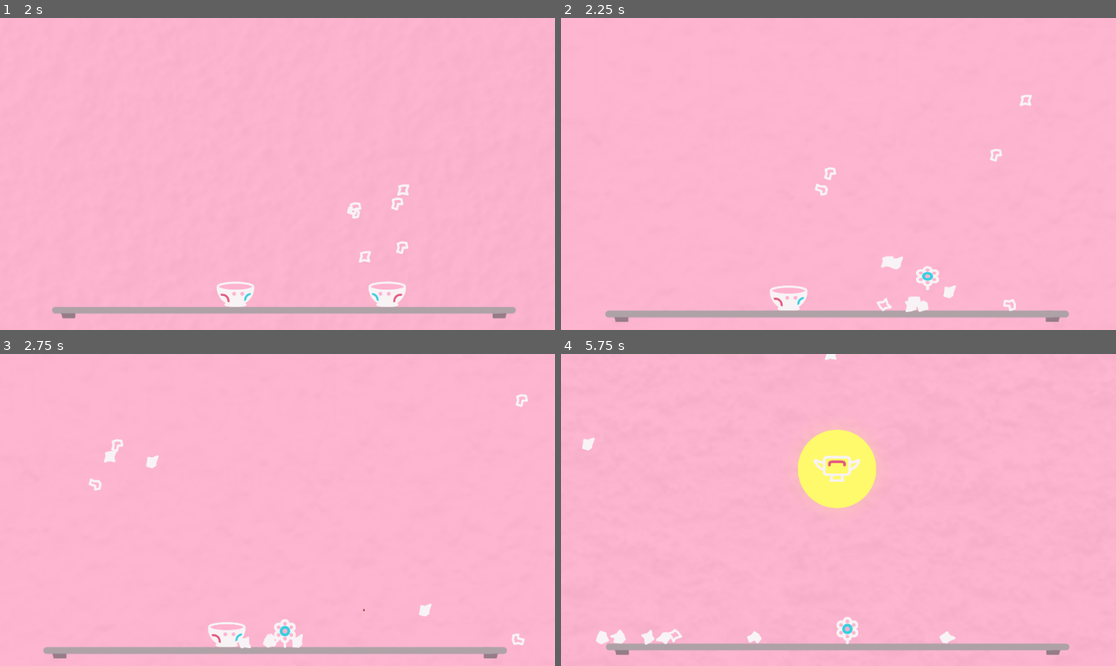
Above: before the commit, frames 1-4 (two rows, left to right).
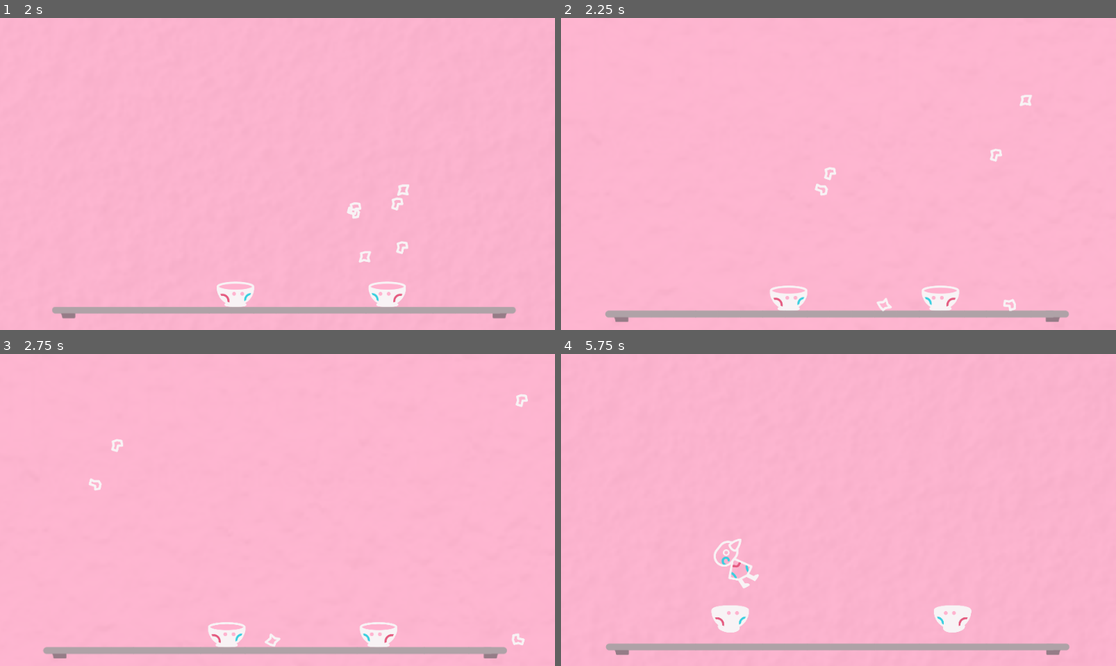
Above: after the commit, the same moments.

Repository: TrueNarwhak/Glassware
Game: Godot game, scene res://rooms/Controller.tscn
The game is run twice, just before and just after one commit, with the same random seed, the same clock (stepped at 60 frames per second) and the same inputs.
Inputs (mouse positions are in pixels of both pictures, inside the frame that each line leads up to):
- Up to frame 1 (2 s): tap Enter (ui_accept) at 0.5 s; move the mouse to (399, 158) at 0.52 s; hold D (move_right) from 0.53 s (still down); click (399, 158) at 0.6 s; tap Space (jump) at 0.77, 1.52 s; move the mouse to (166, 189) at 1.27 s; click (166, 189) at 1.35 s
- Up to frame 2 (2.25 s): move the mouse to (894, 105) at 2.02 s; release D (move_right) at 2.03 s; hold A (move_left) from 2.03 s (still down); click (894, 105) at 2.1 s
- Up to frame 3 (2.75 s): keep holding A (move_left)
- Up to frame 4 (5.75 s): move the mouse to (810, 572) at 2.77 s; release A (move_left) at 2.78 s; hold D (move_right) 2.78-4.28 s; click (810, 572) at 2.85 s; tap Space (jump) at 3.02, 3.77, 4.52 s; move the mouse to (1005, 556) at 3.52 s; click (1005, 556) at 3.6 s; tap Escape (pause, bound only after the commit) at 4.15 s; move the mouse to (672, 463) at 4.27 s; hold A (move_left) 4.28-5.03 s; click (672, 463) at 4.35 s; move the mouse to (866, 510) at 5.02 s; hold D (move_right) from 5.03 s (still down); click (866, 510) at 5.1 s

Frame 1 is identical in both runs. In frame 2, 0.8% of the frame differs, in the area x 57-72%, y 76-95%; in frame 3, 0.9%; in frame 4, 4.8%, in the area x 3-74%, y 0-94%.

Commit message:
Frog Item

Diff:
--- /dev/null
+++ b/Glass Like/objects/Item Objects/Jack.tscn
@@ -0,0 +1,25 @@
+[gd_scene load_steps=5 format=2]
+
+[ext_resource path="res://images/Items/v2/jack.png" type="Texture" id=1]
+[ext_resource path="res://objects/shards/Shards.gd" type="Script" id=2]
+
+[sub_resource type="CircleShape2D" id=1]
+radius = 58.3095
+
+[sub_resource type="CircleShape2D" id=2]
+radius = 32.0
+
+[node name="Jack" type="RigidBody2D"]
+script = ExtResource( 2 )
+
+[node name="Hitbox" type="Area2D" parent="."]
+
+[node name="CollisionShape2D" type="CollisionShape2D" parent="Hitbox"]
+modulate = Color( 1, 0, 0.772549, 1 )
+shape = SubResource( 1 )
+
+[node name="Sprite" type="Sprite" parent="."]
+texture = ExtResource( 1 )
+
+[node name="CollisionShape2D" type="CollisionShape2D" parent="."]
+shape = SubResource( 2 )
--- a/Glass Like/objects/Player.gd
+++ b/Glass Like/objects/Player.gd
@@ -30,10 +30,11 @@
 
 # ------------------------------------ #
 
-var inventory = ["wateringcan"]
+var inventory = []
 
 export var mushroom_force = 800
 export var frog_jump = 400
+export var frog_hinder = 186
 export var flower_slow = 35
 export(PackedScene) var beachball
 export(PackedScene) var flower
@@ -48,14 +49,17 @@
 	pass
 
 func _physics_process(delta):
+
 	# Get Inputs
 	x_input = Input.get_action_strength("move_right") - int(jump_death_called) - Input.get_action_strength("move_left")
 	var current_jump = JUMP_FORCE + frog_jump*int(inventory.has("frog"))
 
+	var frog_current_hinder = (frog_hinder * int(inventory.has("frog"))) * int(!is_on_floor())
+
 	# Physics
 	if x_input != 0:
 		motion.x += x_input * ACCELERATION * delta * TARGET_FPS
-		motion.x = clamp(motion.x, -MAX_SPEED, MAX_SPEED)
+		motion.x = clamp(motion.x, -MAX_SPEED + frog_current_hinder, MAX_SPEED - frog_current_hinder)
 
 		sprite.playing = true
 		sprite.play("Walk")
@@ -80,9 +84,6 @@
 		if Input.is_action_just_pressed("jump"):
 			motion.y = -current_jump
 
-		# Landing
-
-
 		# Attack boosting
 		can_attack_boost = true
 	else:
@@ -98,8 +99,6 @@
 			sprite.play("Jump")
 		else:
 			sprite.play("Fall")
-
-		# Landing
 
 	if jump_death_called:
 		sprite.play("Shatter")
--- a/Glass Like/project.godot
+++ b/Glass Like/project.godot
@@ -100,6 +100,11 @@
 "events": [ Object(InputEventMouseButton,"resource_local_to_scene":false,"resource_name":"","device":0,"alt":false,"shi …(212 unchanged characters)…
  ]
 }
+pause={
+"deadzone": 0.5,
+"events": [ Object(InputEventKey,"resource_local_to_scene":false,"resource_name":"","device":0,"alt":false,"shift":false,"control":false,"meta":false,"command":false,"pressed":false,"scancode":16777217,"physical_scancode":0,"unicode":0,"echo":false,"script":null)
+ ]
+}
 
 [physics]
 
--- a/Glass Like/rooms/Controller.gd
+++ b/Glass Like/rooms/Controller.gd
@@ -1,5 +1,4 @@
 extends Node2D
-
 
 func _ready():
 	# OPTIONS INIT
@@ -7,4 +6,5 @@
 	Input.set_mouse_mode(Input.MOUSE_MODE_CONFINED)
 
 func _process(delta):
-	pass
+	if Input.is_action_just_pressed("pause"):
+		get_tree().reload_current_scene()
